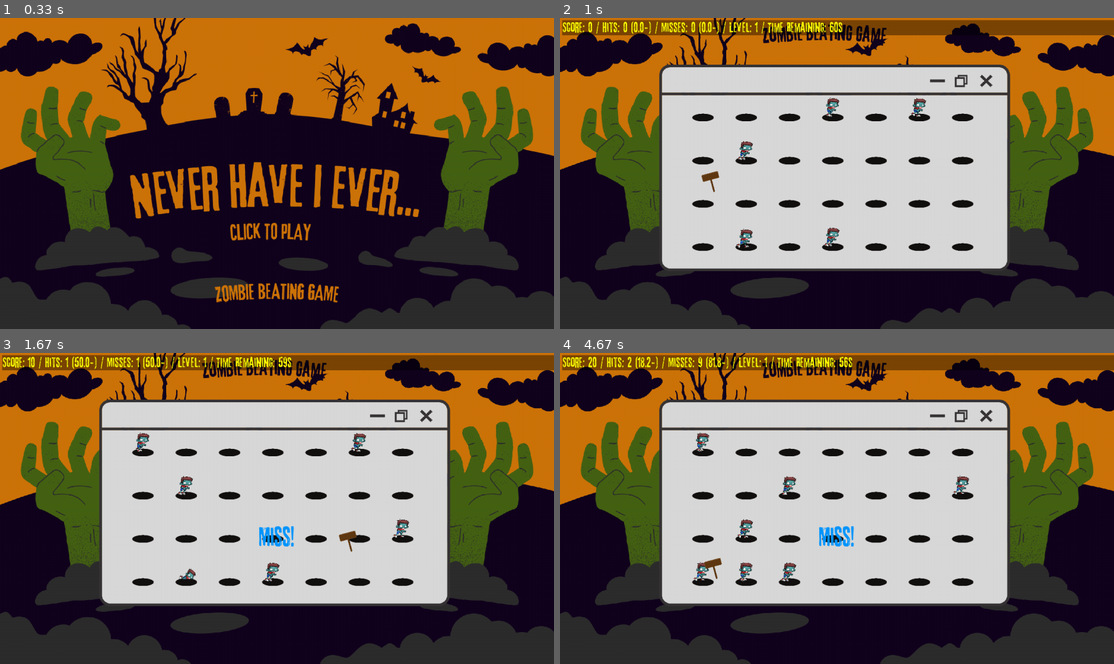
Above: before the commit, frames 1-4 (two rows, left to right).
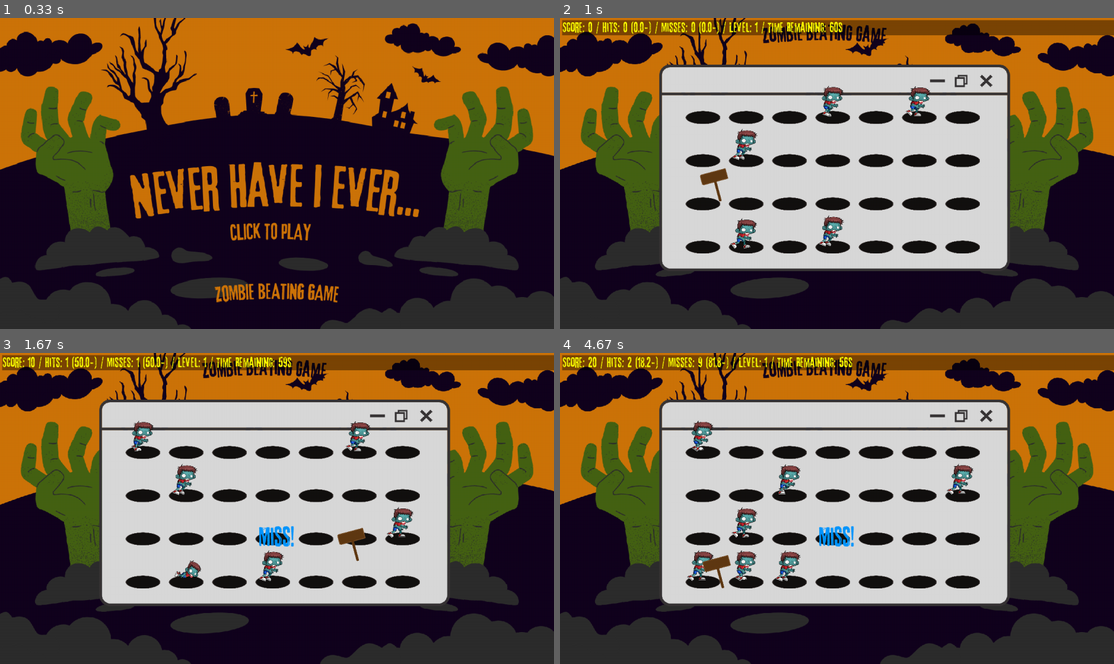
Above: after the commit, the same moments.

Repository: c0ngthanh/HK222_pygame_Zombie
Game: pygame game, started from main.py
Two runs of this game, one before a commit and one after it. Both use one fixed random seed, a clock stepped at 60 frames per second and the inputs below.
Inputs (mouse positions are in pixels of both pictures, inside the frame that each line leads up to):
- Up to frame 1 (0.33 s): no input
- Up to frame 2 (1 s): click (837, 173) at 0.38 s; click (704, 176) at 0.72 s
- Up to frame 3 (1.67 s): click (188, 564) at 1.05 s; click (343, 536) at 1.38 s
- Up to frame 4 (4.67 s): click (704, 446) at 1.72 s; click (842, 539) at 2.05 s; click (1047, 626) at 2.38 s; click (748, 405) at 2.72 s; click (1030, 589) at 3.05 s; click (1036, 483) at 3.38 s; click (665, 468) at 3.72 s; click (670, 402) at 4.05 s; click (704, 561) at 4.38 s

Frame 1 is identical in both runs. In frame 2, 5.4% of the frame differs, in the area x 22-76%, y 21-76%; in frame 3, 5.4%; in frame 4, 5.8%.

Commit message:
version 1.1

Diff:
--- a/zombie/constants.py
+++ b/zombie/constants.py
@@ -28,7 +28,7 @@
     Constants used in the holes
     """
 
-    HOLEWIDTH       = 50
+    HOLEWIDTH       = 80
     HOLEHEIGHT      = int(HOLEWIDTH*(3/8))
     HOLEROWS        = 4 # !!
     HOLECOLUMNS     = 7 # !!
--- a/zombie/game.py
+++ b/zombie/game.py
@@ -304,7 +304,7 @@
         mixer.init()
         #Load audio file
         mixer.music.load('assets/intro_music.mp3')
-        mixer.music.set_volume(0.2)
+        mixer.music.set_volume(1)
         #Play the music
         mixer.music.play()
         img = image.load('assets/intro.png')
--- a/zombie/mole.py
+++ b/zombie/mole.py
@@ -16,6 +16,7 @@
 
     def __init__(self):
         self.a = 0
+        self.b = 0
         # Load images
 
         self.image_sprite = [image.load("assets/zombiefiles/png/male/Walk (1).png"),
@@ -30,6 +31,18 @@
                 image.load("assets/zombiefiles/png/male/Walk (10).png")]
         self.image_sprite = list(map(lambda x: transform.scale(x, (MoleConstants.MOLEWIDTH, MoleConstants.MOLEHEIGHT)),self.image_sprite))
 
+        self.image_dead = [image.load("assets/zombiefiles/png/male/Dead (1).png"),
+                image.load("assets/zombiefiles/png/male/Dead (2).png"),
+                image.load("assets/zombiefiles/png/male/Dead (3).png"),
+                image.load("assets/zombiefiles/png/male/Dead (4).png"),
+                image.load("assets/zombiefiles/png/male/Dead (5).png"),
+                image.load("assets/zombiefiles/png/male/Dead (6).png"),
+                image.load("assets/zombiefiles/png/male/Dead (7).png"),
+                image.load("assets/zombiefiles/png/male/Dead (8).png"),
+                image.load("assets/zombiefiles/png/male/Dead (9).png"),
+                image.load("assets/zombiefiles/png/male/Dead (10).png")]
+        self.image_dead = list(map(lambda x: transform.scale(x, (MoleConstants.MOLEWIDTH, MoleConstants.MOLEHEIGHT)),self.image_dead))
+
         self.img_normal = image.load(ImageConstants.IMAGEMOLENORMAL)
         self.img_normal = transform.scale(self.img_normal, (MoleConstants.MOLEWIDTH, MoleConstants.MOLEHEIGHT))
         self.img_hit = image.load(ImageConstants.IMAGEMOLEHIT)
@@ -65,7 +78,9 @@
     @property
     def image(self):
         self.a = (self.a +1)%10
-        if self.hit != False: return self.img_hit
+        if self.hit != False:
+            self.b = min((self.b +1),9)
+            return self.image_dead[self.b]
         return self.image_sprite[self.a]
 
     def chance(self, level):
